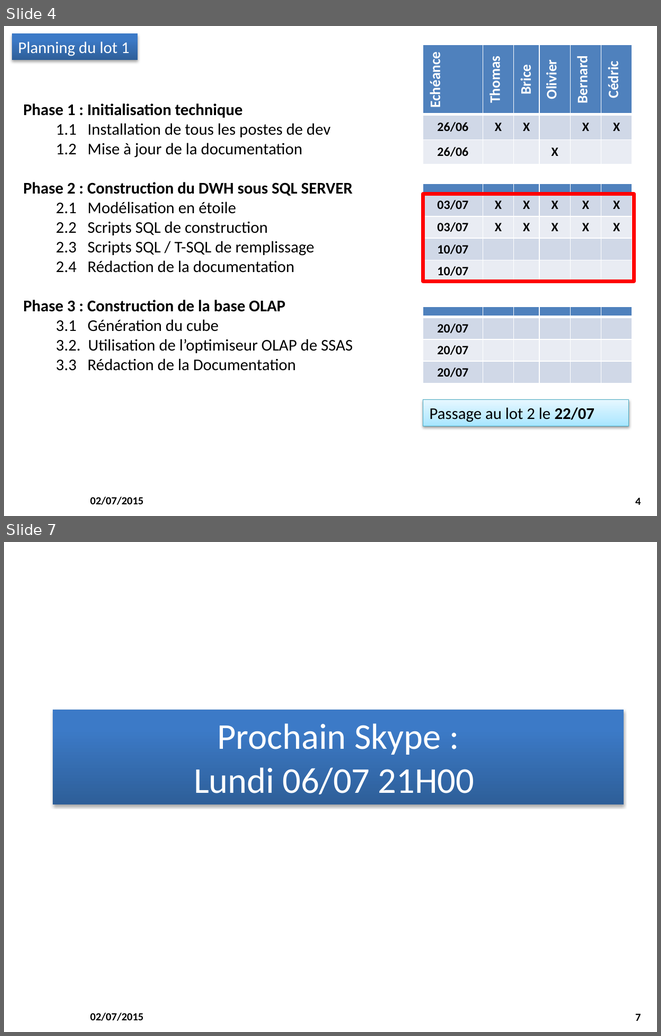
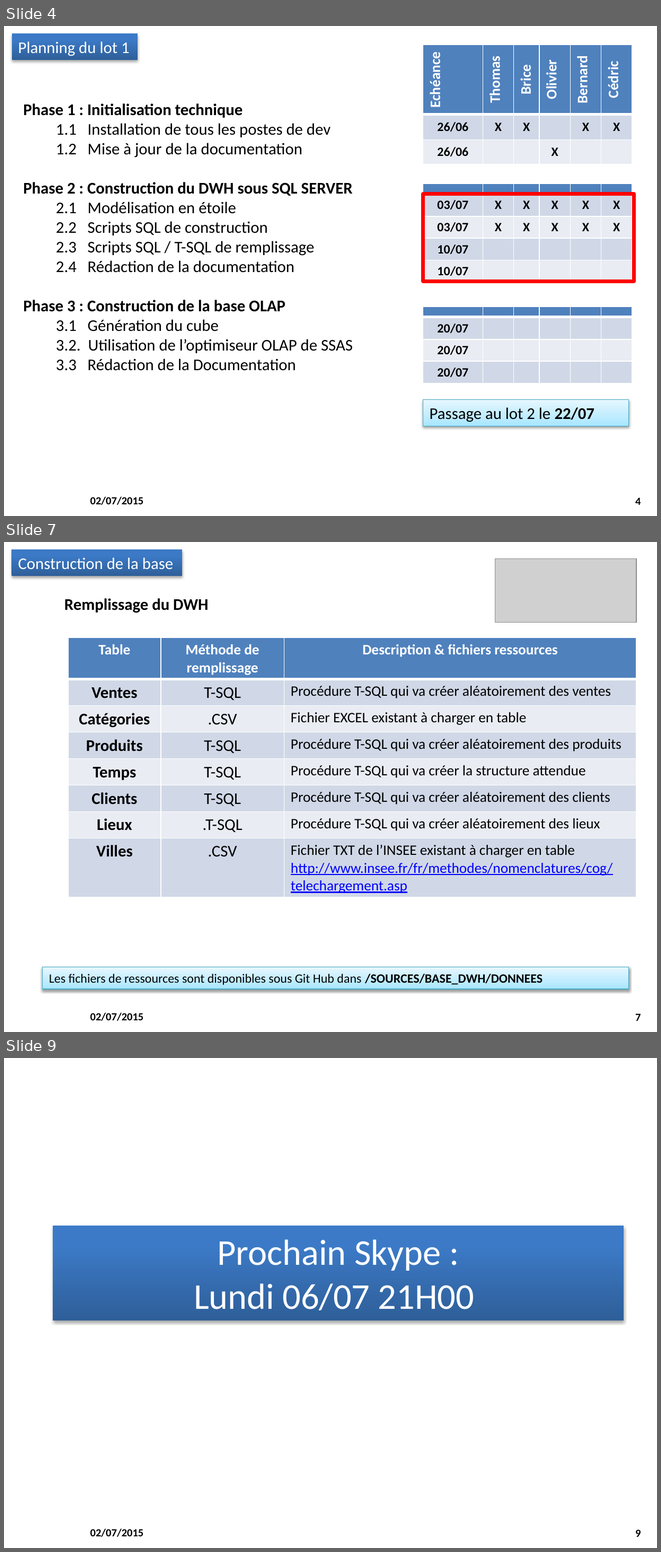
Before and after one commit to M2SIID-ODE/Projet_ODE, a slide deck: Documentation/4 - Suivi projet/Point_Equipe_2015-07-02.pptx. Shown one above the other, each under a label of ours: slides 4 and 7 before the commit, slides 4, 7 and 9 after it; the slides between them are not shown. The pictures are 661x1036 and 661x1552 pixels, drawn with LibreOffice and Linux fonts; fonts in the diff are those of the drawing; grey boxes stand for pictures; background and template pictures are left out. Boxes give left, top, right and bottom in pixels: in the first picture for what was removed or moved away, otherwise in the second. Text is boxed around its words. In the diff, an @@ line names an element or a change of style, - is before the commit and + after.

Commit message:
Documentation et données DWH
> Point d'équipe du 02/07/2015
> Données des villes et des categories pour le DWH

```diff
--- a/Documentation/4 - Suivi projet/Point_Equipe_2015-07-02.pptx
+++ b/Documentation/4 - Suivi projet/Point_Equipe_2015-07-02.pptx
@@ slide 7 added at (4,542,657,1032), background #FFFFFF; not listed: 2 template elements that a slide beside it also shows @@
@@ rectangle added at (12,550,182,576), fill gradient #2F5F99 to #3D7CC7 to #3A7CCB, 18 pt, text #FFFFFF @@
+Construction de la base
@@ picture added at (495,558,636,623) @@
@@ text added at (64,598,208,613), 18 pt, text #000000, bold @@
+Remplissage du DWH
@@ table added at (68,638,636,897), 8 rows, 3 columns @@
+Table | Méthode de remplissage | Description & fichiers ressources
+Ventes | T-SQL | Procédure T-SQL qui va créer aléatoirement des ventes
+Catégories | .CSV | Fichier EXCEL existant à charger en table
+Produits | T-SQL | Procédure T-SQL qui va créer aléatoirement des produits
+Temps | T-SQL | Procédure T-SQL qui va créer la structure attendue
+Clients | T-SQL | Procédure T-SQL qui va créer aléatoirement des clients
+Lieux | .T-SQL | Procédure T-SQL qui va créer aléatoirement des lieux
+Villes | .CSV | Fichier TXT de l’INSEE existant à charger en table / http://www.insee.fr/fr/methodes/nomenclatures/cog/telechargement.asp
@@ rectangle added at (43,967,629,989), fill gradient #A7E6FF to #C1EDFF to #E7F8FF, outline #46AAC5 0.75 pt, 14 pt, text #000000 @@
+Les fichiers de ressources sont disponibles sous Git Hub dans /SOURCES/BASE_DWH/DONNEES
@@ what was slide 7 is now slide 9 @@
@@ page number at (635,1529,641,1537): text changed @@
-7
+9
```
Also in this commit, not shown: 3 slides changed, 1 other slide added, 2 other files.
